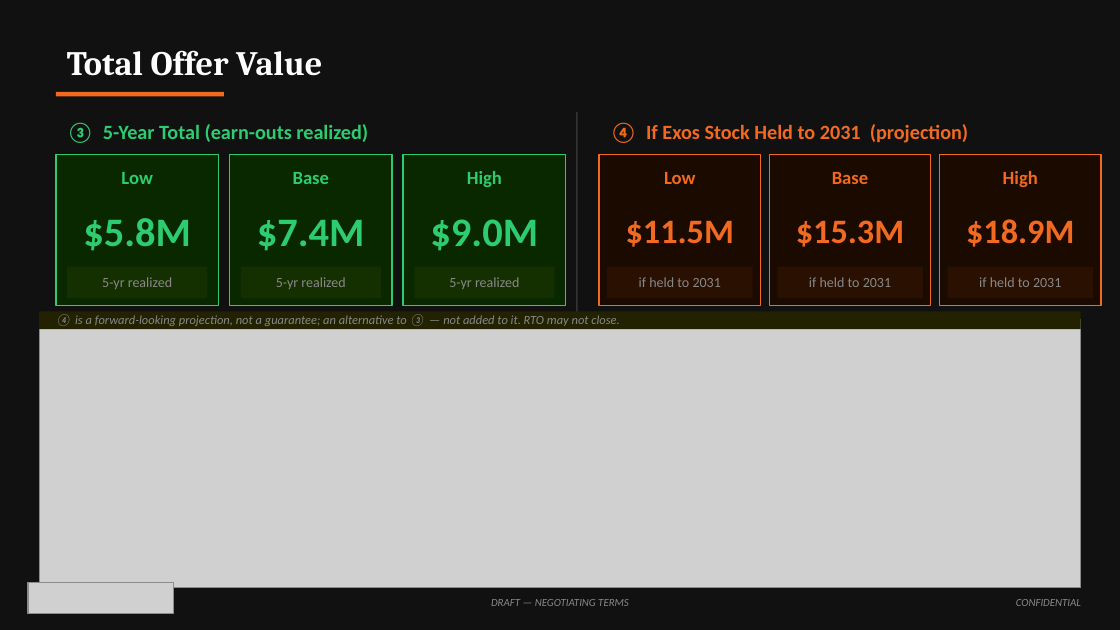
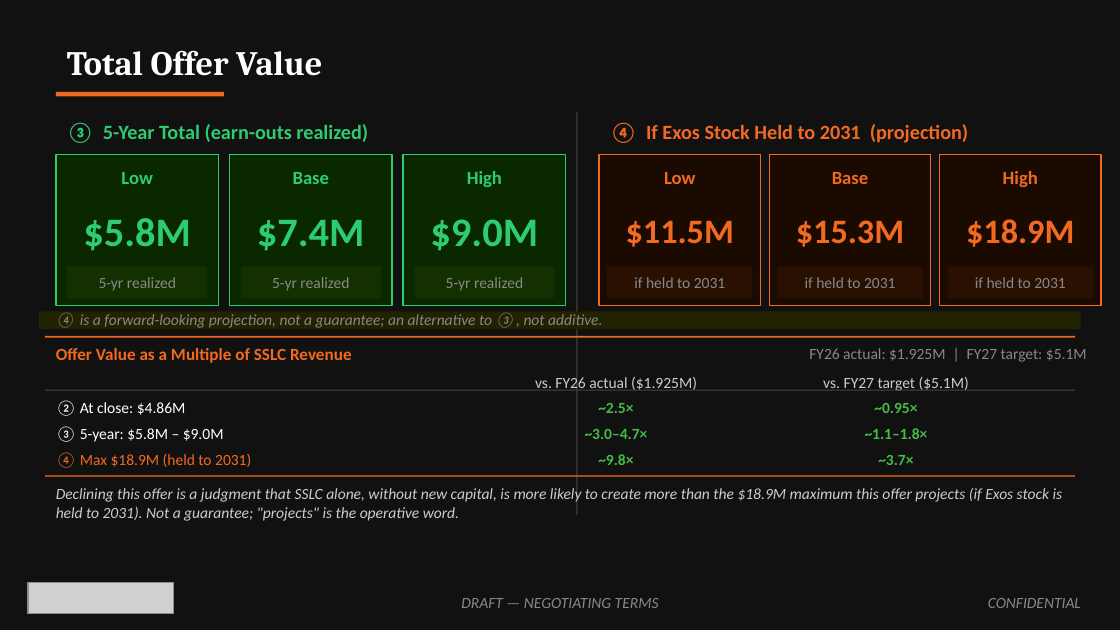
Before and after one commit to ExosAerospace/workspace, a slide deck: slide 7 of drafts/Exos_SSLC_Board_Offer_Overview_2026-10-10_r2.pptx. Drawn at 1120x630 pixels with LibreOffice and Linux fonts; fonts in the diff are those of the drawing; grey boxes stand for pictures. Boxes give left, top, right and bottom in pixels: in the first picture for what was removed or moved away, otherwise in the second. Text is boxed around its words. In the diff, an @@ line names an element or a change of style, - is before the commit and + after.

```diff
--- a/drafts/Exos_SSLC_Board_Offer_Overview_2026-10-10_r2.pptx
+++ b/drafts/Exos_SSLC_Board_Offer_Overview_2026-10-10_r2.pptx
@@ size 9 to 10 pt in 6 elements at (99, 277, 176, 291), (272, 277, 349, 291), (446, 277, 523, 291), (634, 277, 725, 288), (805, 277, 895, 288), (975, 277, 1065, 288) @@
@@ picture removed at (39, 319, 1081, 588) @@
@@ text at (56, 312, 602, 330): text changed; size 8 to 10 pt @@
-④ is a forward-looking projection, not a guarantee; an alternative to ③ — not added to it. RTO may not close.
+④ is a forward-looking projection, not a guarantee; an alternative to ③, not additive.
@@ rectangle added at (45, 336, 1075, 337), fill #F26A21 @@
@@ text added at (56, 348, 352, 363), 11 pt, text #F26A21, bold @@
+Offer Value as a Multiple of SSLC Revenue
@@ text added at (809, 348, 1087, 362), 10 pt, text #888888 @@
+FY26 actual: $1.925M | FY27 target: $5.1M
@@ text added at (535, 377, 697, 391), 10 pt, text #CCCCCC @@
+vs. FY26 actual ($1.925M)
@@ text added at (823, 377, 969, 391), 10 pt, text #CCCCCC @@
+vs. FY27 target ($5.1M)
@@ rectangle added at (45, 390, 1075, 391), fill #444444 @@
@@ text added at (56, 400, 186, 416), 10 pt, text #FFFFFF @@
+② At close: $4.86M
@@ text added at (598, 403, 633, 413), 10 pt, text #44BB44, bold @@
+~2.5×
@@ text added at (874, 403, 917, 413), 10 pt, text #44BB44, bold @@
+~0.95×
@@ text added at (56, 426, 224, 442), 10 pt, text #FFFFFF @@
+③ 5-year: $5.8M – $9.0M
@@ text added at (585, 429, 648, 439), 10 pt, text #44BB44, bold @@
+~3.0–4.7×
@@ text added at (865, 428, 928, 439), 10 pt, text #44BB44, bold @@
+~1.1–1.8×
@@ rectangle added at (45, 476, 1075, 477), fill #F26A21 @@
@@ text added at (56, 452, 251, 468), 10 pt, text #F26A21 @@
+④ Max $18.9M (held to 2031)
@@ text added at (598, 454, 633, 465), 10 pt, text #44BB44, bold @@
+~9.8×
@@ text added at (878, 455, 913, 465), 10 pt, text #44BB44, bold @@
+~3.7×
@@ text added at (56, 488, 1063, 521), 10 pt, text #CCCCCC, italic @@
+Declining this offer is a judgment that SSLC alone, without new capital, is more likely to create more than the $18.9M maximum this offer projects (if Exos stock is held to 2031). Not a guarantee; "projects" is the operative word.
@@ text "DRAFT — NEGOTIATING TERMS" at (461, 598, 659, 608): size 7 to 10 pt @@
@@ text "CONFIDENTIAL" at (988, 598, 1081, 608): size 7 to 10 pt @@
```
Also in this commit, not shown: 11 other slides changed, 2 other files.
